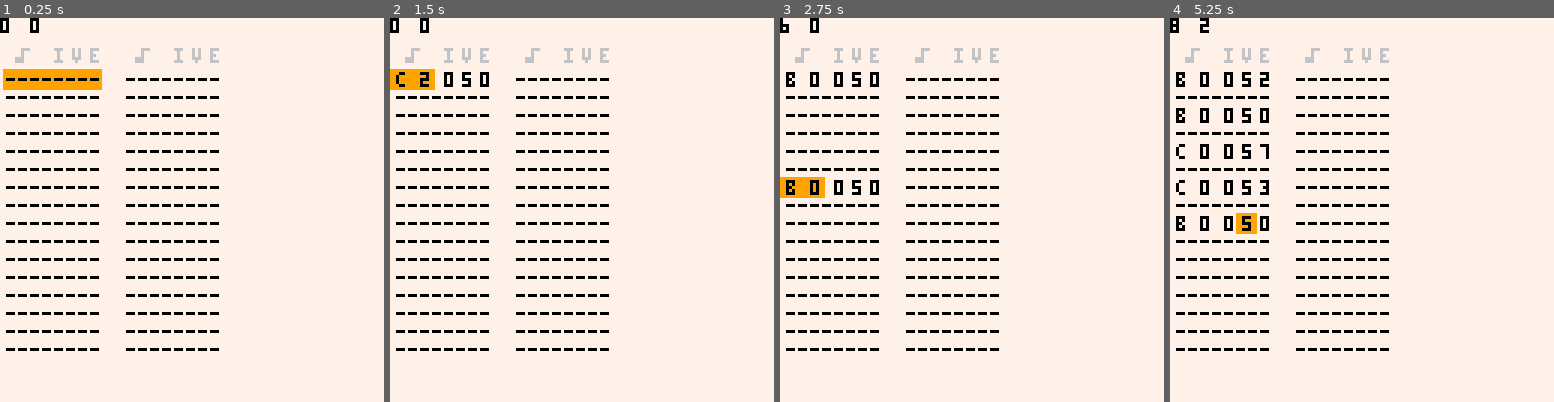
Above: before the commit, frames 1-4 (left to right).
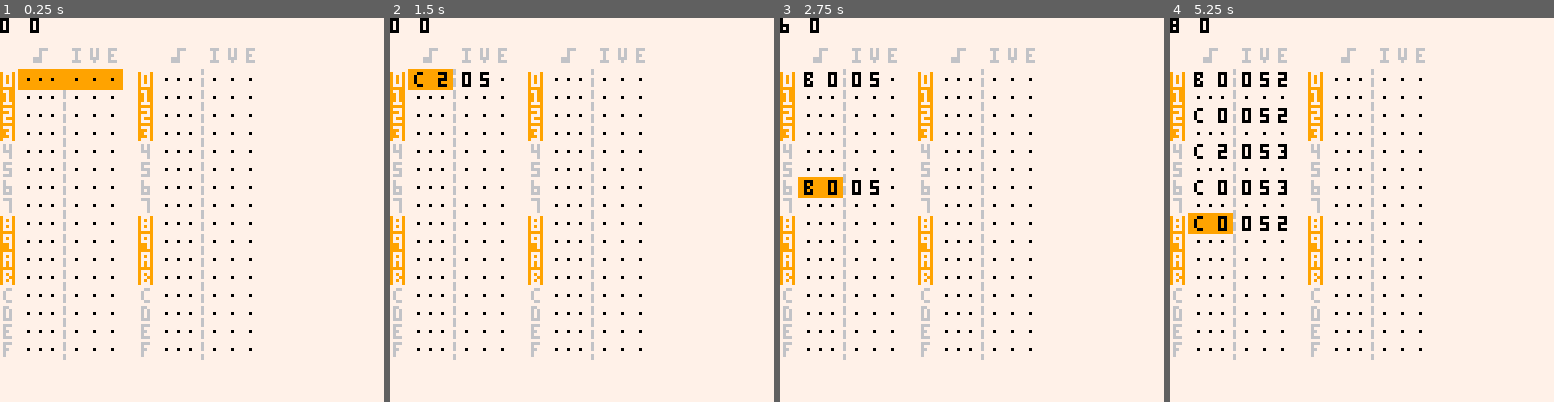
Above: after the commit, the same moments.

Repository: romainchapou/pico-sound-dj
Game: PICO-8 cartridge psdj.p8
The game is run twice, just before and just after one commit, with the same random seed, the same clock (stepped at 60 frames per second) and the same inputs.
Inputs:
- Up to frame 1 (0.25 s): no input
- Up to frame 2 (1.5 s): tap O (Z key) at 0.33, 0.7, 1.43 s; tap X (X key) at 1.07 s
- Up to frame 3 (2.75 s): hold Left 1.97-2.37 s; tap X (X key) at 2.07, 2.4, 2.73 s; tap O (Z key) at 2.22 s; hold Down from 2.42 s (still down)
- Up to frame 4 (5.25 s): release Down at 2.82 s; hold Right 2.87-3.53 s; tap X (X key) every 0.33 s from 3.07 to 5.07 s; tap O (Z key) at 3.1, 3.98, 4.87 s; hold Up 3.58-4.08 s; hold Right 4.13-4.53 s; hold Down 4.58-5.08 s; hold Left from 5.13 s (still down)

The runs differ from the first frame. In frame 1, 9.0% of the frame differs, in the area x 0-67%, y 7-90%; in frame 2, 8.9%; in frame 3, 9.2%; in frame 4, 10%, in the area x 0-67%, y 0-90%.

Commit message:
Visual improvements

Diff:
--- a/input_widget.lua
+++ b/input_widget.lua
@@ -1,6 +1,9 @@
 function make_input_widget(base_val, min_val, max_val, delta, draw, update)
   if draw == nil then
     draw = function(_ENV, x, y, is_selected)
+      -- @Cleanup: this is used in every widget, so we could refactor by
+      -- splitting the draw function in two and just providing a size for the
+      -- rectangle to highlight
       if is_selected then
         rectfill(x-2, y-1, x+4, y+5, 9)
       end
@@ -47,11 +50,19 @@
     print(value \ 12, x+8, y, 0)
   end
 
+  local effect_draw_func = function(_ENV, x, y, is_selected)
+      if is_selected then
+        rectfill(x-2, y-1, x+4, y+5, 9)
+      end
+
+      print(value == 0 and "." or value, x, y - (value == 0 and 2 or 0), 0)
+  end
+
   return class:new {
     pitch    = make_input_widget(0, 0, 63, 12, pitch_draw_func),
     waveform = make_input_widget(0, 0, 7),  -- aka instrument
     volume   = make_input_widget(0, 0, 7),
-    effect   = make_input_widget(0, 0, 7),
+    effect   = make_input_widget(0, 0, 7, nil, effect_draw_func),
 
     get_sub_widgets = function(_ENV)
       return {pitch, waveform, volume, effect}
@@ -84,6 +95,12 @@
 
       if volume.value == 0 then
         if btnp(5) then
+          -- TODO not great, better if we didn't have a difference between a
+          -- null note and a non null, so we could still travel by columns
+          --
+          -- reset the sub_selection
+          GLOBAL.sub_selection = 0
+
           copy_values(_ENV, GLOBAL.last_edited_note)
 
           if volume.value == 0 then
@@ -113,9 +130,12 @@
         effect:draw(x+28, y, is_note_selected and sub_selection == 3)
       else
         if is_note_selected then
-          rectfill(x-1, y-1, x+31, y+5, 9)
+          rectfill(x-2, y-1, x+32, y+5, 9)
         end
-        print("________", x, y-2, 0)
+        print("...", x,  y-2, 0)
+        print(".", x+16, y-2, 0)
+        print(".", x+22, y-2, 0)
+        print(".", x+28, y-2, 0)
       end
 
     end,
--- a/main.lua
+++ b/main.lua
@@ -6,6 +6,8 @@
   poke(0x5f5d, 1)
 
   note_names = split("c,c#,d,d#,e,f,f#,g,g#,a,a#,b")
+
+  hex_values = "0123456789abcdef"
 
   last_pitch = 24
   last_volume = 5
@@ -33,10 +35,8 @@
     cstore(0x3200, 0x3200, 64)
   end)
 
-  -- debug:add("last", function()
-  --   return note_names[last_edited_note.pitch.value % 12 + 1] ..
-  --          tostr(last_edited_note.pitch.value \ 12)
-  -- end)
+  T = 0 -- test variable
+  -- debug:add("last", function() return T end)
 end
 
 function get_delta_value(high, low)
@@ -81,27 +81,46 @@
 end
 
 function _update60()
+  if btnp(0) then T -= 1 end
+  if btnp(1) then T += 1 end
+
   update_menu()
   key_handler:update()
 end
 
 function _draw()
-  local start_x, start_y = 2, 12
+  local start_x, start_y, col_x_diff = 8, 12, 46
 
   cls(7)
 
   for i=0,1 do
-    print("♪", start_x + i*40 +  2, 10, 6)
-    print("i", start_x + i*40 + 16, 10, 6)
-    print("v", start_x + i*40 + 22, 10, 6)
-    print("e", start_x + i*40 + 28, 10, 6)
+    print("♪", start_x + i*col_x_diff +  2, 10, 6)
+    print("i", start_x + i*col_x_diff + 16, 10, 6)
+    print("v", start_x + i*col_x_diff + 22, 10, 6)
+    print("e", start_x + i*col_x_diff + 28, 10, 6)
+
+    fillp(0b10100101.1)
+    line(start_x + 15 + i*col_x_diff -2, start_y + 5,
+         start_x + 15 + i*col_x_diff -2, start_y + 101, 6)
+    fillp()
   end
+
+  rectfill(start_x-8, start_y+6, start_x-4, start_y+28, 9)
+  rectfill(start_x-8, start_y+54, start_x-4, start_y+76, 9)
+
+  rectfill(start_x-8+col_x_diff, start_y+6,  start_x-4+col_x_diff, start_y+28, 9)
+  rectfill(start_x-8+col_x_diff, start_y+54, start_x-4+col_x_diff, start_y+76, 9)
 
   for i=1,16 do
     local x, y = start_x, start_y + i*6
 
+    print(hex_values[i], x-7, y, (i-1)\4 % 2 == 0 and 7 or 6)
+
     notes[i]:draw(x, y, i-1 == selection, sub_selection)
-    x += 40
+    x += col_x_diff
+
+    print(hex_values[i], x-7, y, (i-1)\4 % 2 == 0 and 7 or 6)
+
     notes[i+16]:draw(x, y, i+15 == selection, sub_selection)
   end
 
